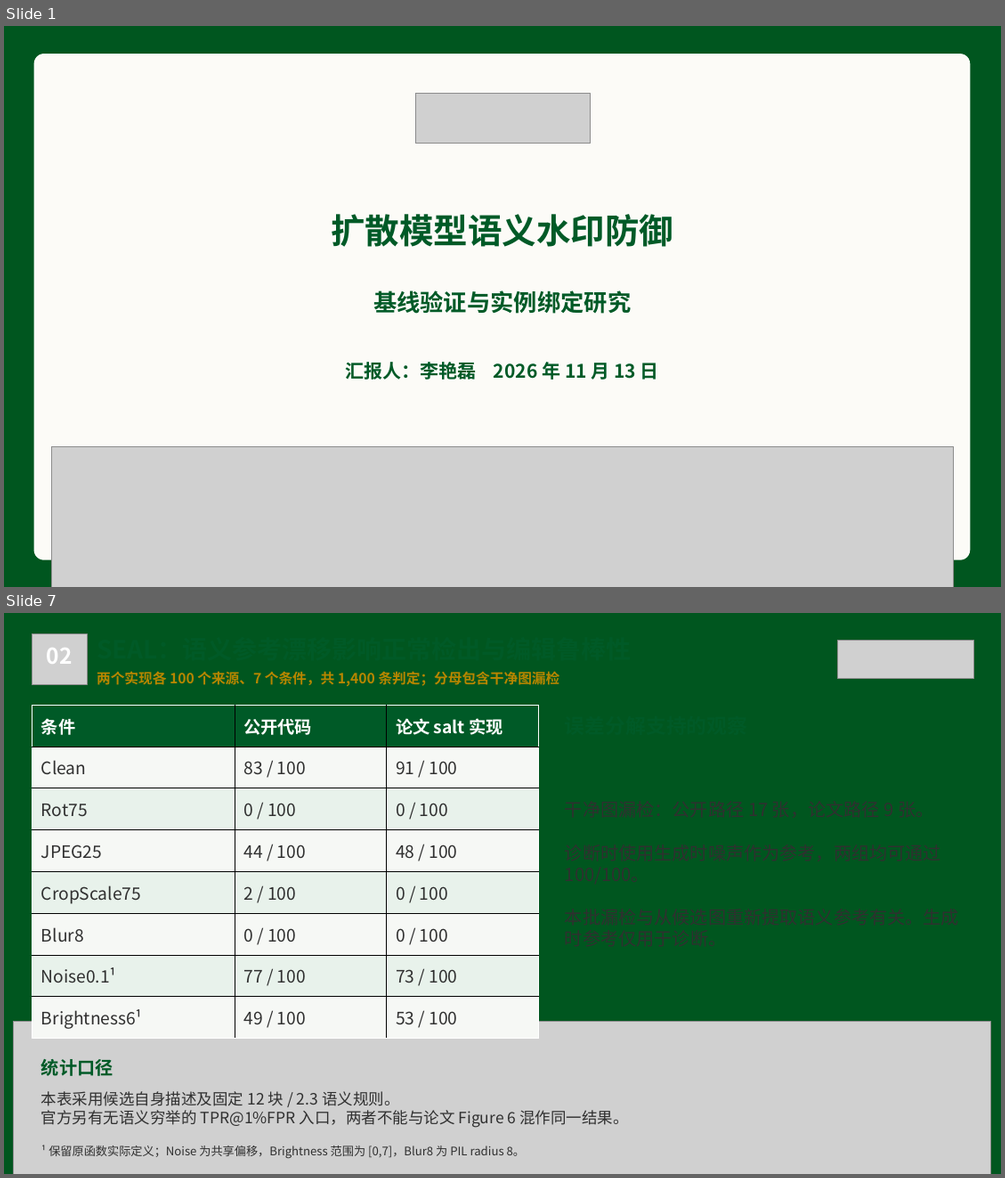
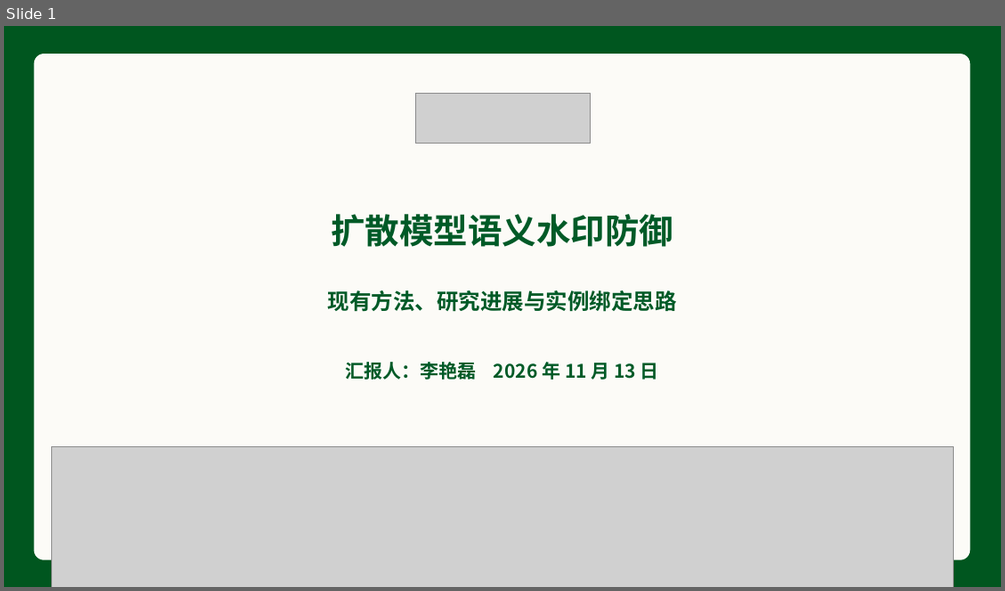
Before and after one commit to lylei5/watermark2, a slide deck: presentations/defense_briefing_20261113/output/语义水印防御研究汇报_中山大学_20261113.pptx. Shown one above the other, each under a label of ours: slides 1 and 7 before the commit, slide 1 after it; the slides between them are not shown. The pictures are 1005x1178 and 1005x591 pixels, drawn with LibreOffice and Linux fonts; fonts in the diff are those of the drawing; grey boxes stand for pictures; background and template pictures are left out. Boxes give left, top, right and bottom in pixels: in the first picture for what was removed or moved away, otherwise in the second. Text is boxed around its words. In the diff, an @@ line names an element or a change of style, - is before the commit and + after.

```diff
--- a/presentations/defense_briefing_20261113/output/语义水印防御研究汇报_中山大学_20261113.pptx
+++ b/presentations/defense_briefing_20261113/output/语义水印防御研究汇报_中山大学_20261113.pptx
@@ slide 7 removed at (x1=4, y1=613, x2=1001, y2=1174), background gradient #00561F @@
@@ picture removed at (x1=32, y1=634, x2=87, y2=685) @@
@@ text removed at (x1=47, y1=648, x2=73, y2=664) @@
-02
@@ picture removed at (x1=838, y1=640, x2=974, y2=679) @@
@@ text removed at (x1=97, y1=671, x2=560, y2=686) @@
-两个实现各 100 个来源、7 个条件，共 1,400 条判定；分母包含干净图漏检
@@ table removed at (x1=32, y1=705, x2=539, y2=1038), 8 rows, 3 columns @@
-条件 | 公开代码 | 论文 salt 实现
-Clean | 83 / 100 | 91 / 100
-Rot75 | 0 / 100 | 0 / 100
-JPEG25 | 44 / 100 | 48 / 100
-CropScale75 | 2 / 100 | 0 / 100
-Blur8 | 0 / 100 | 0 / 100
-Noise0.1¹ | 77 / 100 | 73 / 100
-Brightness6¹ | 49 / 100 | 53 / 100
@@ picture removed at (x1=14, y1=1022, x2=991, y2=1174) @@
@@ text removed at (x1=41, y1=1059, x2=113, y2=1076) @@
-统计口径
@@ text removed at (x1=41, y1=1091, x2=628, y2=1127) @@
-本表采用候选自身描述及固定 12 块 / 2.3 语义规则。
-官方另有无语义穷举的 TPR@1%FPR 入口，两者不能与论文 Figure 6 混作同一结果。
@@ text removed at (x1=41, y1=1144, x2=525, y2=1159) @@
-¹ 保留原函数实际定义；Noise 为共享偏移，Brightness 范围为 [0,7]，Blur8 为 PIL radius 8。
@@ slide 1 changed as well @@
@@ text at (x1=328, y1=290, x2=677, y2=312): text changed; size 22.5 to 21 pt @@
-基线验证与实例绑定研究
+现有方法、研究进展与实例绑定思路
```
Also in this commit, not shown: 2 other slides changed, 7 slides added, 6 other slides removed, 7 other files.
